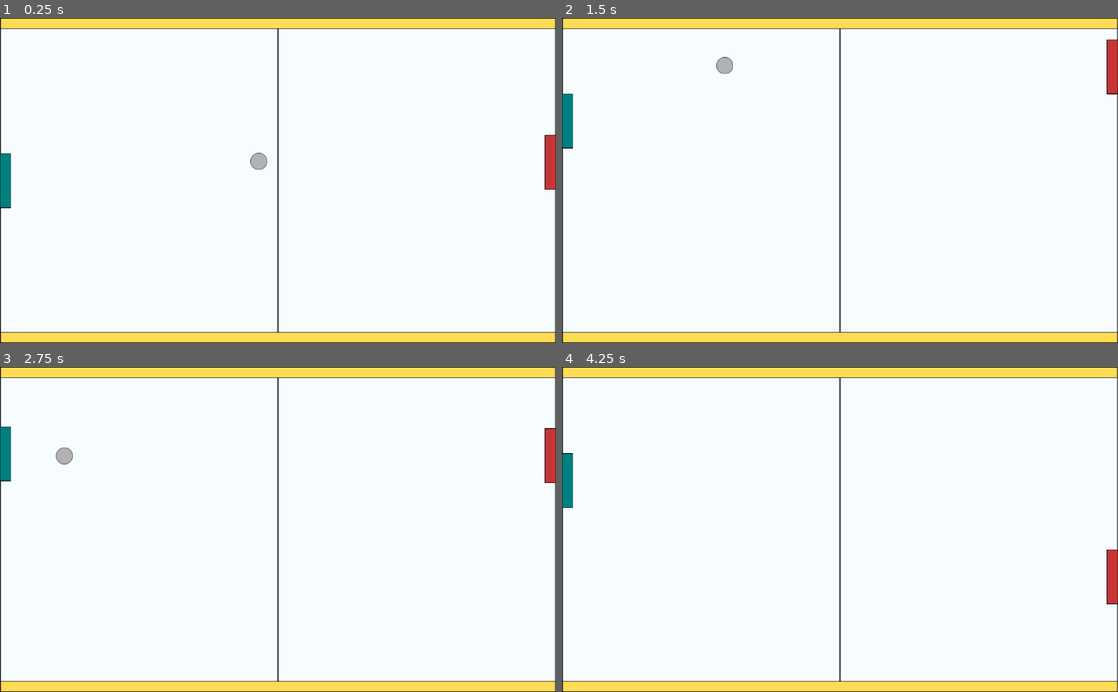
Above: before the commit, frames 1-4 (two rows, left to right).
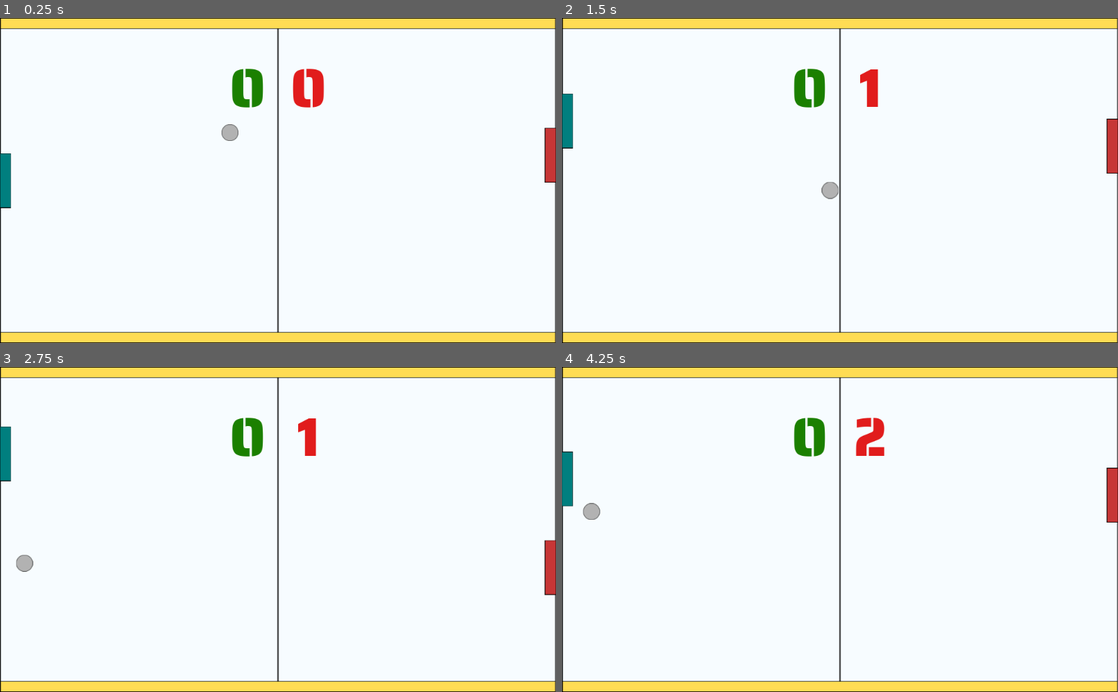
Above: after the commit, the same moments.

Repository: jhfgloria/pong
Game: Godot game, scene res://Main.tscn
Same seed, same stepped clock (60 frames per second), same inputs: the game is played once before the commit and once after it.
Inputs:
- Up to frame 1 (0.25 s): no input
- Up to frame 2 (1.5 s): hold Up (ui_up) 0.53-1.28 s; hold Down (ui_down) from 1.28 s (still down)
- Up to frame 3 (2.75 s): release Down (ui_down) at 2.03 s; hold Up (ui_up) from 2.03 s (still down)
- Up to frame 4 (4.25 s): release Up (ui_up) at 3.53 s; hold Down (ui_down) from 3.53 s (still down)

The runs differ from the first frame. In frame 1, 1.4% of the frame differs, in the area x 39-100%, y 15-53%; in frame 2, 1.8%; in frame 3, 1.8%; in frame 4, 1.9%, in the area x 0-100%, y 15-74%.

Commit message:
Scores

Diff:
--- /dev/null
+++ b/HUD/HUD.gd
@@ -0,0 +1,16 @@
+extends CanvasLayer
+
+var player_one_score: Label
+var player_two_score: Label
+
+func _ready():
+	player_one_score = $PlayerOneScore
+	player_two_score = $PlayerTwoScore
+
+func reset():
+	player_one_score.text = "0"
+	player_two_score.text = "0"
+
+func set_scores(player_one: int, player_two: int):
+	player_one_score.text = String(player_one)
+	player_two_score.text = String(player_two)
--- /dev/null
+++ b/HUD/HUD.tscn
@@ -0,0 +1,47 @@
+[gd_scene load_steps=3 format=2]
+
+[ext_resource path="res://Assets/SairaStencilOne-Regular.ttf" type="DynamicFontData" id=1]
+
+[sub_resource type="DynamicFont" id=1]
+size = 100
+font_data = ExtResource( 1 )
+
+[node name="HUD" type="CanvasLayer"]
+__meta__ = {
+"_edit_vertical_guides_": [ 400.397, 512.149, 623.9 ]
+}
+
+[node name="PlayerOneScore" type="Label" parent="."]
+anchor_left = 0.391
+anchor_top = 0.083
+anchor_right = 0.391
+anchor_bottom = 0.083
+margin_left = -0.384003
+margin_top = 0.200001
+margin_right = 111.616
+margin_bottom = 112.2
+custom_fonts/font = SubResource( 1 )
+custom_colors/font_color = Color( 0.109804, 0.505882, 0, 1 )
+text = "0"
+align = 1
+valign = 1
+__meta__ = {
+"_edit_use_anchors_": false
+}
+
+[node name="PlayerTwoScore" type="Label" parent="."]
+anchor_left = 0.5
+anchor_top = 0.083
+anchor_right = 0.5
+anchor_bottom = 0.083
+margin_top = 0.199997
+margin_right = 112.0
+margin_bottom = 112.2
+custom_fonts/font = SubResource( 1 )
+custom_colors/font_color = Color( 0.886275, 0.113725, 0.113725, 1 )
+text = "0"
+align = 1
+valign = 1
+__meta__ = {
+"_edit_use_anchors_": false
+}
--- a/Main.gd
+++ b/Main.gd
@@ -1,11 +1,16 @@
 extends Node2D
 
-var ball: KinematicBody2D
-var enemy: KinematicBody2D
+onready var ball: KinematicBody2D = $Ball
+onready var enemy: KinematicBody2D = $Enemy
+onready var hud: CanvasLayer = $HUD
+onready var initial_position: Position2D = $InitialPosition
+
+var player_one_score = 0
+var player_two_score = 0
 
 func _ready():
-	ball = $Ball
-	enemy = $Enemy
+	ball.position = initial_position.position
+	hud.reset()
 
 func _physics_process(_delta):
 	if ball.position.y > enemy.position.y && ball.direction.y > 0:
@@ -16,3 +21,16 @@
 
 	else:
 		enemy.follow(0)
+
+func _on_PlayerTwoGoal_body_entered(body):
+	player_one_score += 1
+	ball.position = initial_position.position
+	update_scores()
+
+func _on_PlayerOneGoal_body_entered(body):
+	player_two_score += 1
+	ball.position = initial_position.position
+	update_scores()
+
+func update_scores():
+	hud.set_scores(player_one_score, player_two_score)
--- a/Main.tscn
+++ b/Main.tscn
@@ -7,6 +7,11 @@
 [ext_resource path="res://Environment/Ball.gd" type="Script" id=5]
 [ext_resource path="res://Main.gd" type="Script" id=6]
 [ext_resource path="res://Environment/Pitch.tscn" type="PackedScene" id=7]
+[ext_resource path="res://HUD/HUD.tscn" type="PackedScene" id=8]
+[ext_resource path="res://HUD/HUD.gd" type="Script" id=9]
+
+[sub_resource type="RectangleShape2D" id=1]
+extents = Vector2( 10, 300.436 )
 
 [node name="Main" type="Node2D"]
 script = ExtResource( 6 )
@@ -24,10 +29,36 @@
 
 [node name="Ball" parent="." instance=ExtResource( 2 )]
 position = Vector2( 512, 300 )
+collision_mask = 11
 script = ExtResource( 5 )
+speed = 500
 
 [node name="Enemy" parent="." instance=ExtResource( 1 )]
 position = Vector2( 1014, 300 )
 collision_mask = 6
 
 [node name="Pitch" parent="." instance=ExtResource( 7 )]
+
+[node name="HUD" parent="." instance=ExtResource( 8 )]
+script = ExtResource( 9 )
+
+[node name="PlayerOneGoal" type="Area2D" parent="."]
+collision_layer = 8
+collision_mask = 4
+
+[node name="CollisionShape2D" type="CollisionShape2D" parent="PlayerOneGoal"]
+position = Vector2( -20, 300 )
+shape = SubResource( 1 )
+
+[node name="PlayerTwoGoal" type="Area2D" parent="."]
+collision_layer = 8
+collision_mask = 4
+
+[node name="CollisionShape2D" type="CollisionShape2D" parent="PlayerTwoGoal"]
+position = Vector2( 1044, 300 )
+shape = SubResource( 1 )
+
+[node name="InitialPosition" type="Position2D" parent="."]
+position = Vector2( 512, 300 )
+[connection signal="body_entered" from="PlayerOneGoal" to="." method="_on_PlayerOneGoal_body_entered"]
+[connection signal="body_entered" from="PlayerTwoGoal" to="." method="_on_PlayerTwoGoal_body_entered"]
Binary file added: Assets/BungeeShade-Regular.ttf
Binary file added: Assets/SairaStencilOne-Regular.ttf
Binary file added: Assets/VT323-Regular.ttf
Not shown: 1 places in Main.tscn that only renumber resources
